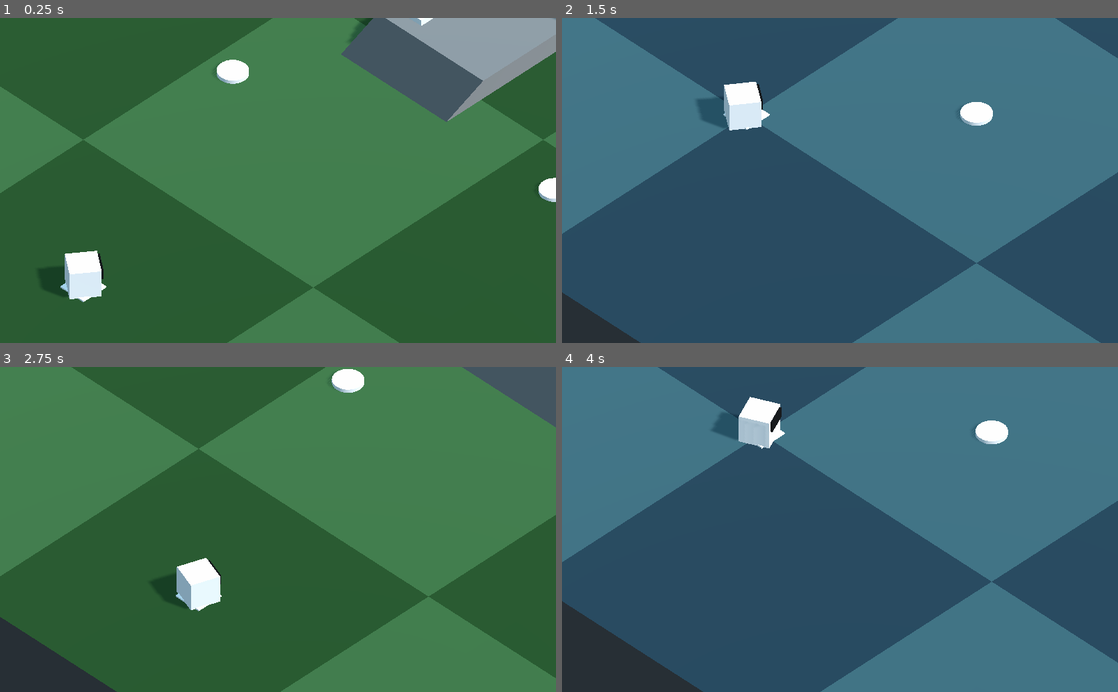
Above: before the commit, frames 1-4 (two rows, left to right).
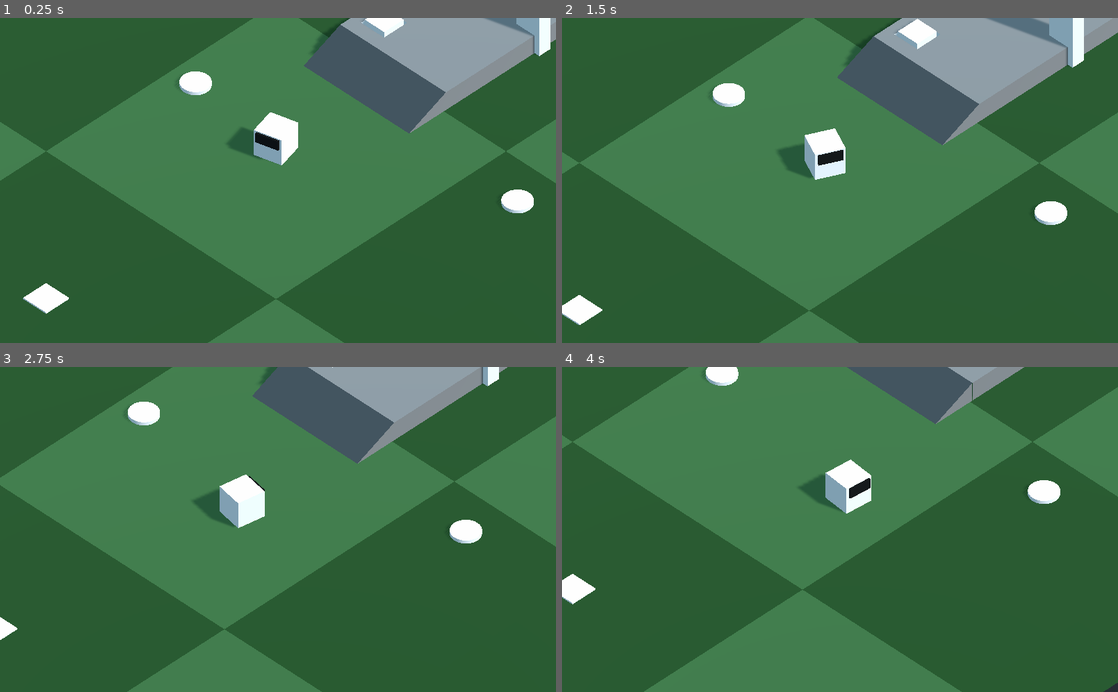
Above: after the commit, the same moments.

Repository: pixelsyntax/coolfriends-pingpong
Game: Godot game, scene res://Scenes/Initial Testscene.tscn
The game is run twice, just before and just after one commit, with the same random seed, the same clock (stepped at 60 frames per second) and the same inputs.
Inputs (mouse positions are in pixels of both pictures, inside the frame that each line leads up to):
- Up to frame 1 (0.25 s): no input
- Up to frame 2 (1.5 s): move the mouse to (962, 164) at 0.52 s; click (962, 164) at 0.67 s; drag from (728, 196) to (812, 245) at 1.27 s
- Up to frame 3 (2.75 s): move the mouse to (333, 458) at 2.02 s; click (333, 458) at 2.17 s
- Up to frame 4 (4 s): drag from (812, 594) to (673, 480) at 2.77 s; move the mouse to (1006, 578) at 3.52 s; click (1006, 578) at 3.67 s

The runs differ from the first frame. In frame 1, 23% of the frame differs, in the area x 0-100%, y 0-100%; in frame 2, 99%; in frame 3, 56%; in frame 4, 100%.

Commit message:
first steps for adding NPCs with speechbubbles
looks like ass for now

Diff:
--- a/coolfriends-godot/Level_02/Level_02.tscn
+++ b/coolfriends-godot/Level_02/Level_02.tscn
@@ -1,7 +1,8 @@
-[gd_scene load_steps=8 format=2]
+[gd_scene load_steps=9 format=2]
 
 [ext_resource path="res://Scenes/Teleporter/Teleporter.tscn" type="PackedScene" id=1]
 [ext_resource path="res://Scenes/Teleporter/TeleporterTarget.tscn" type="PackedScene" id=2]
+[ext_resource path="res://Scenes/NPCs/NPC Generic.tscn" type="PackedScene" id=3]
 
 [sub_resource type="SpatialMaterial" id=1]
 albedo_color = Color( 0.227451, 0.384314, 0.419608, 1 )
@@ -74,3 +75,6 @@
 
 [node name="TeleporterTarget A" parent="." instance=ExtResource( 2 )]
 transform = Transform( 1, 0, 0, 0, 1, 0, 0, 0, 1, -10, 0, -10 )
+
+[node name="NPC Generic" parent="." instance=ExtResource( 3 )]
+transform = Transform( 1, 0, 0, 0, 1, 0, 0, 0, 1, 2, 0, -14 )
--- /dev/null
+++ b/coolfriends-godot/Scenes/GUI/Speechbubble.gd
@@ -0,0 +1,82 @@
+extends Spatial
+
+# Member variables
+var prev_pos = null
+var last_click_pos = null
+var viewport = null
+var textNode = null
+
+# COPIED FROM "GUI IN 3D" DEMO
+
+func _input(event):
+	# Check if the event is a non-mouse event
+	var is_mouse_event = false
+	var mouse_events = [InputEventMouseButton, InputEventMouseMotion, InputEventScreenDrag, InputEventScreenTouch]
+	for mouse_event in mouse_events:
+		if event is mouse_event:
+			is_mouse_event = true
+			break
+
+	# If it is, then pass the event to the viewport
+	if is_mouse_event == false:
+		viewport.input(event)
+
+# Mouse events for Area
+func _on_area_input_event(_camera, event, click_pos, _click_normal, _shape_idx):
+	# Use click pos (click in 3d space, convert to area space)
+	var pos = get_node("Area").get_global_transform().affine_inverse()
+	# the click pos is not zero, then use it to convert from 3D space to area space
+	if click_pos.x != 0 or click_pos.y != 0 or click_pos.z != 0:
+		pos *= click_pos
+		last_click_pos = click_pos
+	else:
+		# Otherwise, we have a motion event and need to use our last click pos
+		# and move it according to the relative position of the event.
+		# NOTE: this is not an exact 1-1 conversion, but it's pretty close
+		pos *= last_click_pos
+		if event is InputEventMouseMotion or event is InputEventScreenDrag:
+			pos.x += event.relative.x / viewport.size.x
+			pos.y += event.relative.y / viewport.size.y
+			last_click_pos = pos
+
+	# Convert to 2D
+	pos = Vector2(pos.x, pos.y)
+
+	# Convert to viewport coordinate system
+	# Convert pos to a range from (0 - 1)
+	pos.y *= -1
+	pos += Vector2(1, 1)
+	pos = pos / 2
+
+	# Convert pos to be in range of the viewport
+	pos.x *= viewport.size.x
+	pos.y *= viewport.size.y
+
+	# Set the position in event
+	event.position = pos
+	event.global_position = pos
+	if not prev_pos:
+		prev_pos = pos
+	if event is InputEventMouseMotion:
+		event.relative = pos - prev_pos
+	prev_pos = pos
+
+	# Send the event to the viewport
+	viewport.input(event)
+
+####
+
+func _ready():
+	viewport = get_node("Viewport")
+	var control = get_node("Control")
+	#control.remove_and_skip()
+	control.get_parent().remove_child(control)
+	viewport.add_child(control) # so i can edit the Control with Preview
+	get_node("Area").connect("input_event", self, "_on_area_input_event")
+	var quad = get_node("Area/Quad")
+
+####
+
+func setText(text):
+	var label = viewport.get_node("Control/Panel/Label")
+	label.text = text
--- /dev/null
+++ b/coolfriends-godot/Scenes/GUI/Speechbubble.tscn
@@ -0,0 +1,58 @@
+[gd_scene load_steps=6 format=2]
+
+[ext_resource path="res://Scenes/GUI/Speechbubble.gd" type="Script" id=1]
+
+[sub_resource type="PlaneMesh" id=1]
+size = Vector2( 4, 2 )
+
+[sub_resource type="ViewportTexture" id=2]
+viewport_path = NodePath("Viewport")
+
+[sub_resource type="SpatialMaterial" id=3]
+resource_local_to_scene = true
+flags_unshaded = true
+flags_albedo_tex_force_srgb = true
+params_diffuse_mode = 1
+params_billboard_mode = 2
+albedo_texture = SubResource( 2 )
+
+[sub_resource type="BoxShape" id=4]
+extents = Vector3( 1, 1, 0.01 )
+
+[node name="Speechbubble" type="Spatial"]
+script = ExtResource( 1 )
+
+[node name="Viewport" type="Viewport" parent="."]
+size = Vector2( 100, 50 )
+transparent_bg = true
+hdr = false
+render_target_v_flip = true
+
+[node name="Control" type="Control" parent="."]
+margin_right = 40.0
+margin_bottom = 40.0
+
+[node name="Panel" type="Panel" parent="Control"]
+margin_right = 119.0
+margin_bottom = 40.0
+
+[node name="Label" type="Label" parent="Control/Panel"]
+margin_left = 2.0
+margin_top = 2.0
+margin_right = 117.0
+margin_bottom = 38.0
+text = "test"
+align = 1
+valign = 1
+
+[node name="Area" type="Area" parent="."]
+transform = Transform( 1, 0, 0, 0, 1, 0, 0, 0, 1, 0, 1, 0 )
+input_capture_on_drag = true
+
+[node name="Quad" type="MeshInstance" parent="Area"]
+transform = Transform( 1, 0, 0, 0, -4.37114e-008, -1, 0, 1, -4.37114e-008, 0, 0, 0 )
+mesh = SubResource( 1 )
+material/0 = SubResource( 3 )
+
+[node name="CollisionShape" type="CollisionShape" parent="Area"]
+shape = SubResource( 4 )
--- a/coolfriends-godot/Scenes/Main.gd
+++ b/coolfriends-godot/Scenes/Main.gd
@@ -1,17 +1,27 @@
 extends Node
 
+export(String, FILE, "*.tscn,*.scn") var messageScenePath setget set_file_path
+
+onready var messageSceneResource = load("res://Scenes/GUI/Speechbubble.tscn")
 onready var levelParent = get_node("/root/Initial Testscene/CUR_LEVEL") # TODO better path...
 
 signal signal_change_level(levelName)
 
-func _ready():
-	print("create Main")
-	connect("signal_change_level", self, "on_change_level")
+#https://www.reddit.com/r/godot/comments/9rh5tt/exporting_a_scene_path/
+func set_file_path(p_value):
+	if typeof(p_value) == TYPE_STRING and p_value.get_extension() in ["tscn", "scn"]:
+		if Directory.new().file_exists(p_value): messageScenePath = p_value
+
+signal signal_level_changed()
+
+#func _ready():
+#	print("create Main")
 
 #func _process(delta):
 #	pass
 
-func on_change_level(targetSceneName, targetNodePath):
+# Change the level (scene where the player walks around)
+func changeLevel(targetSceneName, targetNodePath):
 	# https://godotengine.org/qa/24773/how-to-load-and-change-scenes
 	var targetSceneResource = load(targetSceneName)
 	if !targetSceneResource:
@@ -27,3 +37,17 @@
 	var target = get_node(str(targetScene.get_path()) + "/" + targetNodePath)
 	if target:
 		$"/root/Initial Testscene/Player KinematicBody".translation = target.translation
+	emit_signal("signal_level_changed")
+
+# Show a short message
+func createMessage(targetNode, text):
+	#print("test: " + str(messageScenePath))
+	#var messageSceneResource = load(messageScenePath)
+	if !messageSceneResource:
+		print("No message scene specified!")
+		return
+	var message = messageSceneResource.instance()
+	targetNode.add_child(message)
+	message.setText(text)
+	#$SpeechbubbleDummy.translation, greeting)
+	return message
--- a/coolfriends-godot/Scenes/Main.tscn
+++ b/coolfriends-godot/Scenes/Main.tscn
@@ -2,6 +2,6 @@
 
 [ext_resource path="res://Scenes/Main.gd" type="Script" id=1]
 
-
 [node name="Main" type="Node"]
 script = ExtResource( 1 )
+messageScenePath = "res://Scenes/GUI/Speechbubble.tscn"
--- /dev/null
+++ b/coolfriends-godot/Scenes/NPCs/NPC Generic.gd
@@ -0,0 +1,16 @@
+extends KinematicBody
+
+export var greeting = "Hallo Friend!"
+
+var isGreeting = false
+
+func _ready():
+	$DetectArea.connect("body_entered", self, "on_body_entered")
+
+#func _process(delta):
+#	pass
+
+func on_body_entered(body):
+	if body.is_in_group("Players") and !isGreeting:
+		$"/root/Main".createMessage($SpeechbubbleDummy, greeting)
+		isGreeting = true
--- /dev/null
+++ b/coolfriends-godot/Scenes/NPCs/NPC Generic.tscn
@@ -0,0 +1,27 @@
+[gd_scene load_steps=4 format=2]
+
+[ext_resource path="res://Scenes/NPCs/NPC Generic.gd" type="Script" id=1]
+
+[sub_resource type="SphereShape" id=2]
+
+[sub_resource type="SphereShape" id=1]
+radius = 5.0
+
+[node name="NPC Generic" type="KinematicBody"]
+script = ExtResource( 1 )
+
+[node name="CSGSphere" type="CSGSphere" parent="."]
+transform = Transform( 1, 0, 0, 0, 1, 0, 0, 0, 1, 0, 1, 0 )
+
+[node name="CollisionShape" type="CollisionShape" parent="."]
+transform = Transform( 1, 0, 0, 0, 1, 0, 0, 0, 1, 0, 1, 0 )
+shape = SubResource( 2 )
+
+[node name="DetectArea" type="Area" parent="."]
+transform = Transform( 1, 0, 0, 0, 1, 0, 0, 0, 1, 0, 1, 0 )
+
+[node name="CollisionShape" type="CollisionShape" parent="DetectArea"]
+shape = SubResource( 1 )
+
+[node name="SpeechbubbleDummy" type="Position3D" parent="."]
+transform = Transform( 1, 0, 0, 0, 1, 0, 0, 0, 1, 0, 3, 0 )
